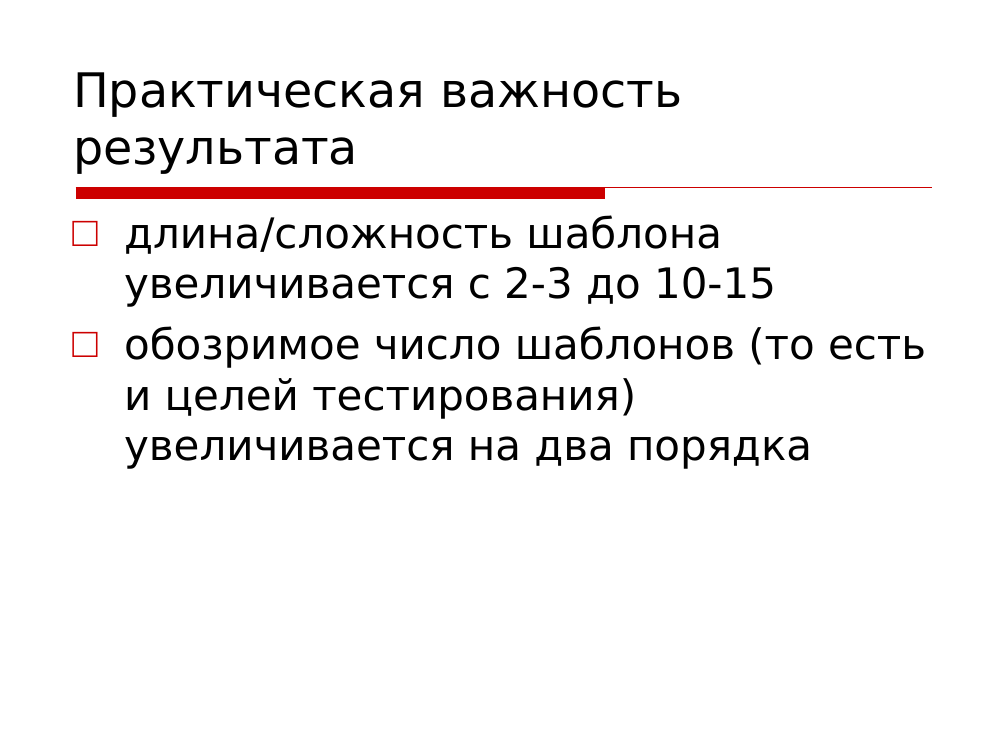
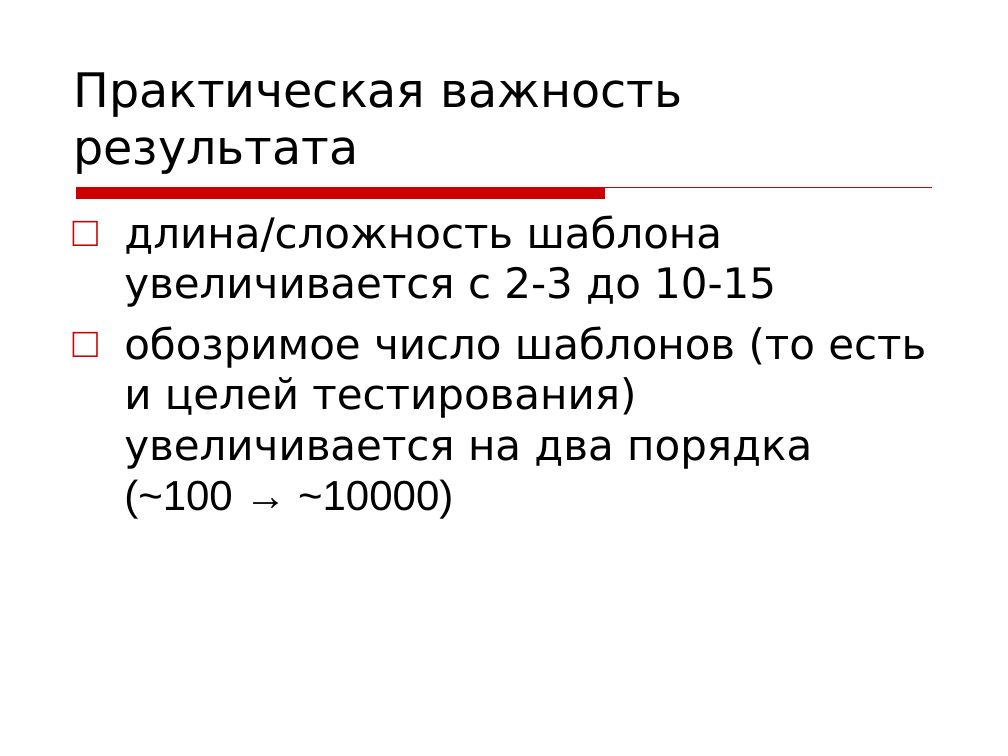
Before and after one commit to kornevgen/tesla-project, a slide deck: slide 12 of papers/unpublished/Tihonov09/tikh-slides.ppt (slide 14 before the commit). Drawn at 1008x756 pixels with LibreOffice and Linux fonts; fonts in the diff are those of the drawing; background and template pictures are left out. Boxes give left, top, right and bottom in pixels: in the first picture for what was removed or moved away, otherwise in the second. Text is boxed around its words. In the diff, an @@ line names an element or a change of style, - is before the commit and + after.

```diff
--- a/papers/unpublished/Tihonov09/tikh-slides.ppt
+++ b/papers/unpublished/Tihonov09/tikh-slides.ppt
@@ text at (124,326,926,519): text changed @@
-□ обозримое число шаблонов (то есть и целей тестирования) увеличивается на два порядка
+□ обозримое число шаблонов (то есть и целей тестирования) увеличивается на два порядка
+  (~100 → ~10000)
```
Also in this commit, not shown: 12 other slides changed, 1 slide added, 3 slides removed.
